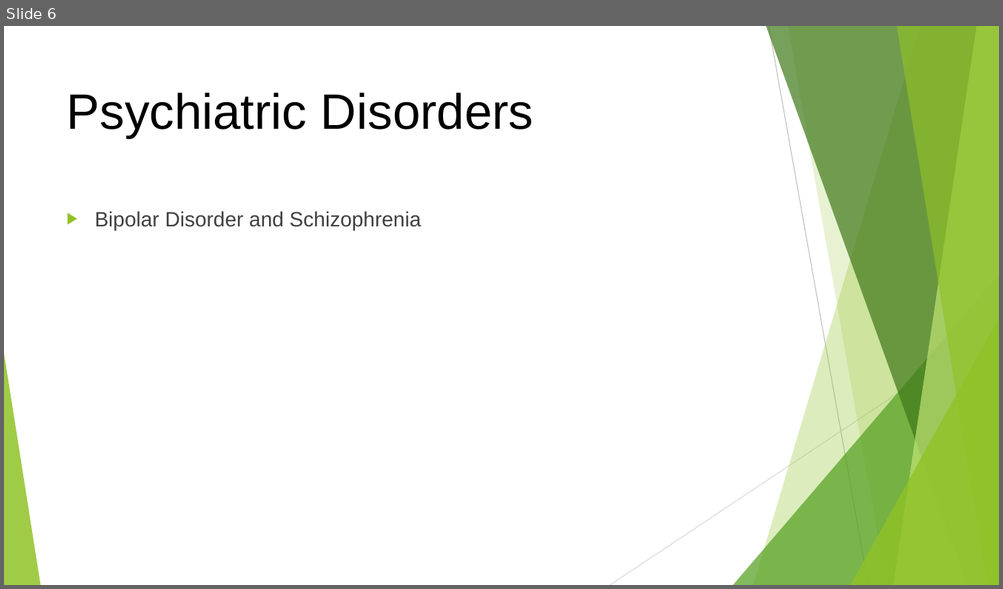
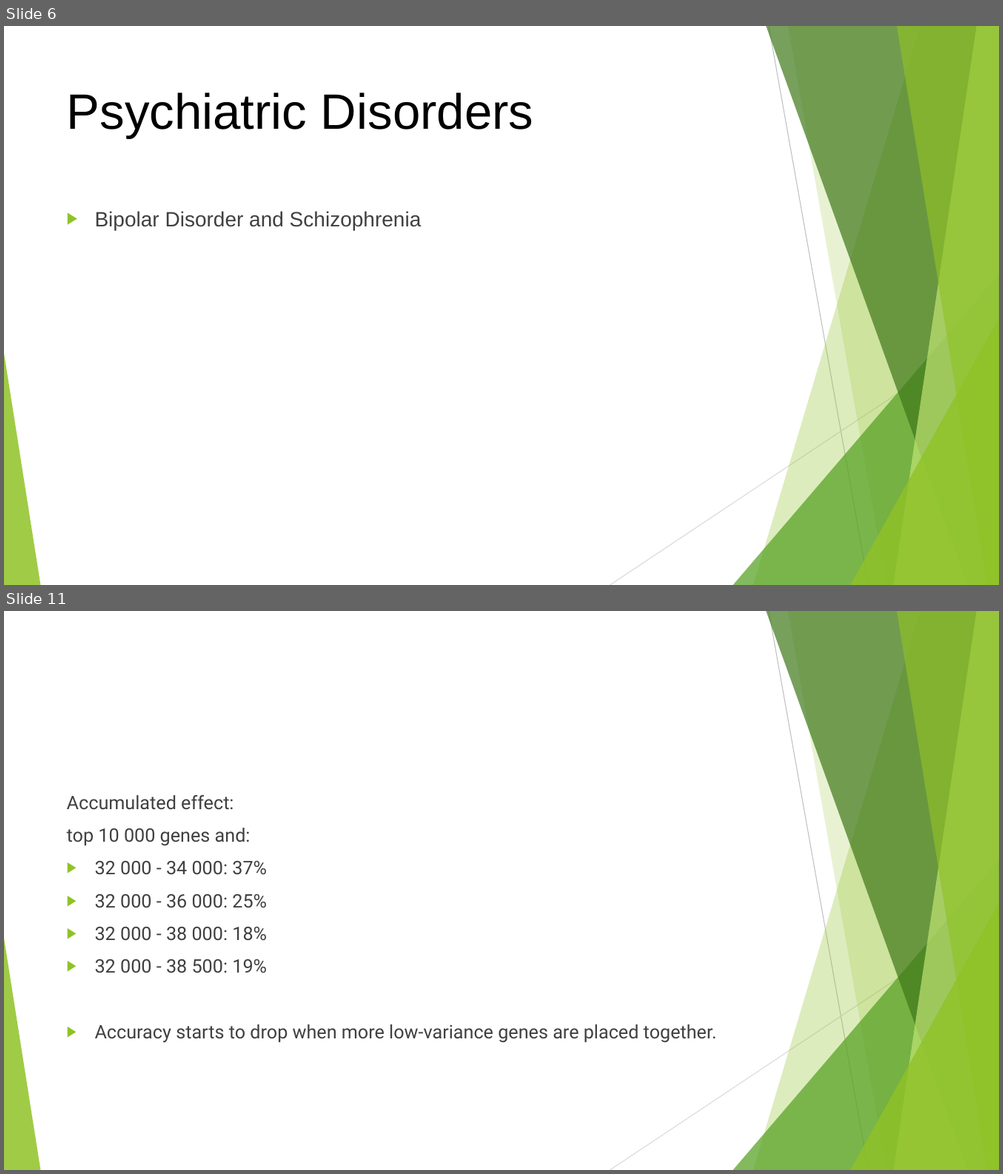
Before and after one commit to danyi1998/FYP, a slide deck: others/FYP Topic Presentation.pptx. Shown one above the other, each under a label of ours: slide 6 before the commit, slides 6 and 11 after it; the slides between them are not shown. The pictures are 1003x589 and 1003x1174 pixels, drawn with LibreOffice and Linux fonts; fonts in the diff are those of the drawing. Boxes give left, top, right and bottom in pixels: in the first picture for what was removed or moved away, otherwise in the second. Text is boxed around its words. In the diff, an @@ line names an element or a change of style, - is before the commit and + after.

```diff
--- a/others/FYP Topic Presentation.pptx
+++ b/others/FYP Topic Presentation.pptx
@@ slide 11 added at (4, 611, 999, 1170), background #FFFFFF; not listed: 10 template elements that a slide beside it also shows @@
@@ text added at (67, 795, 717, 1043), 18 pt, text #404040 @@
+Accumulated effect:
+top 10 000 genes and:
+▶ 32 000 - 34 000: 37%
+▶ 32 000 - 36 000: 25%
+▶ 32 000 - 38 000: 18%
+▶ 32 000 - 38 500: 19%
+▶ Accuracy starts to drop when more low-variance genes are placed together.
```
Also in this commit, not shown: 18 other slides added.
